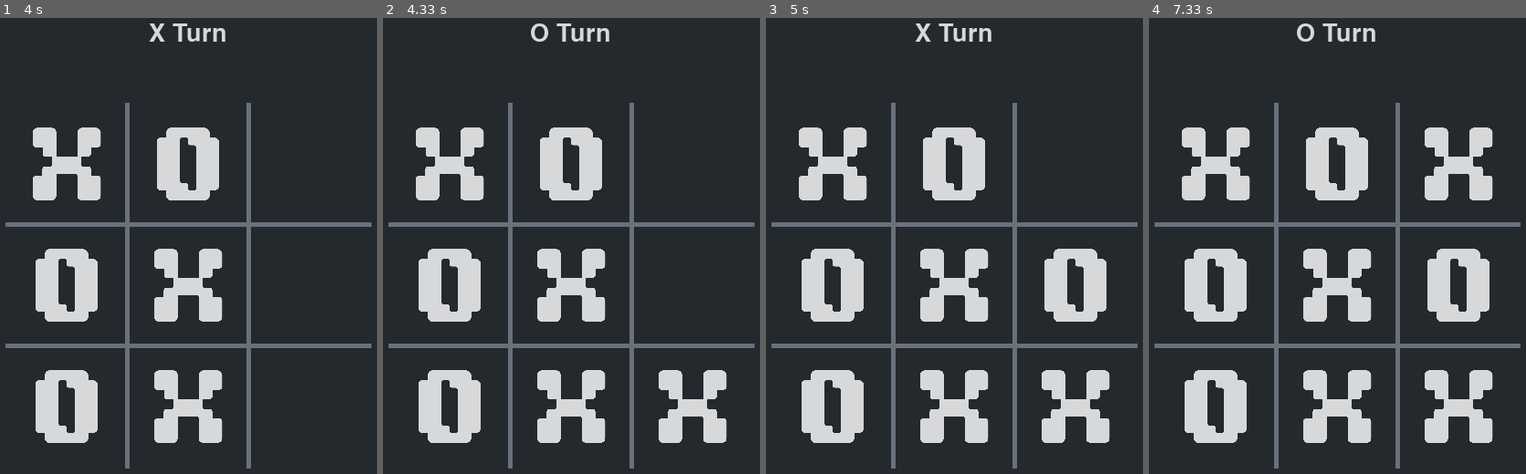
Above: before the commit, frames 1-4 (left to right).
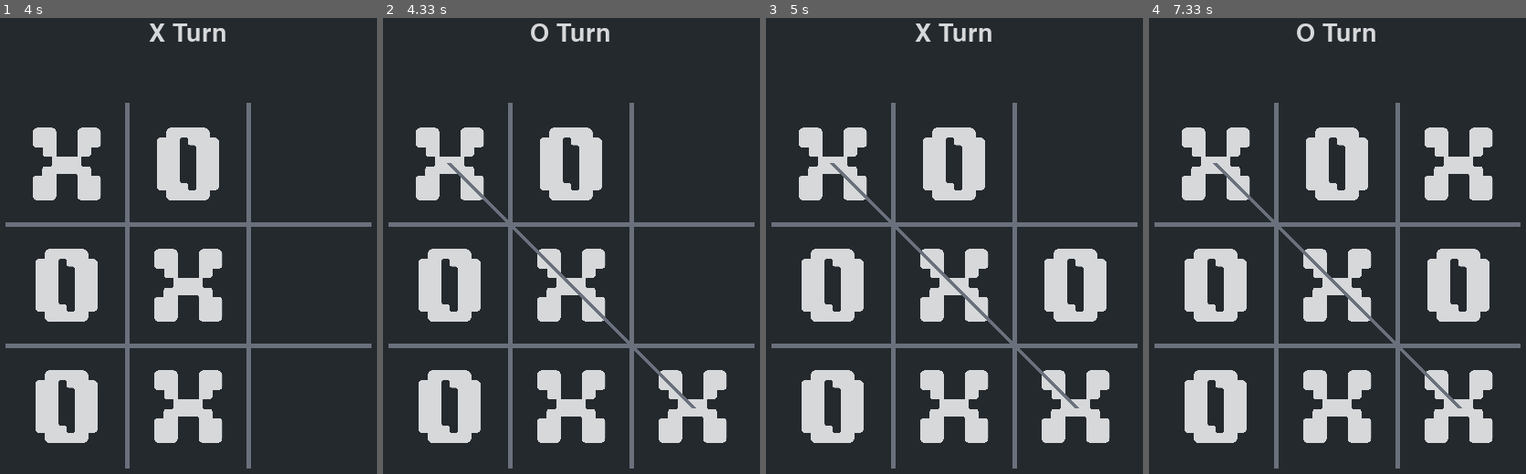
Above: after the commit, the same moments.

Repository: cwrlcarl/pygame-mini-games
Game: pygame game, started from tic-tac-toe/src/main.py
The game is run twice, just before and just after one commit, with the same random seed, the same clock (stepped at 60 frames per second) and the same inputs.
Inputs (mouse positions are in pixels of both pictures, inside the frame that each line leads up to):
- Up to frame 1 (4 s): click (188, 287) at 0.38 s; click (94, 437) at 0.72 s; click (211, 364) at 1.05 s; click (120, 236) at 1.38 s; click (33, 195) at 2.28 s; click (237, 122) at 2.62 s
- Up to frame 2 (4.33 s): click (650, 369) at 4.08 s
- Up to frame 3 (5 s): click (1082, 287) at 4.42 s
- Up to frame 4 (7.33 s): move the mouse to (1450, 209) at 6.97 s; click (1450, 209) at 7.02 s

Frame 1 is identical in both runs. In frame 2, 0.6% of the frame differs, in the area x 16-84%, y 31-86%; in frame 3, 0.6%; in frame 4, 0.6%.

Commit message:
Draw diagonal winner line

Diff:
--- a/tic-tac-toe/src/game.py
+++ b/tic-tac-toe/src/game.py
@@ -37,15 +37,33 @@
         if self.line:
             line_type, line_index = self.line
             if line_type == 'row':
-                pygame.draw.line(self.screen, LINE_COLOR,
-                                (MARGIN, GRID_TOP + line_index * CELL_SIZE + CELL_SIZE // 2),
-                                (MARGIN + PANEL_SIZE, GRID_TOP + line_index * CELL_SIZE + CELL_SIZE // 2),
-                                LINE_WIDTH)
+                pygame.draw.line(
+                    self.screen, LINE_COLOR,
+                    (MARGIN, GRID_TOP + line_index * CELL_SIZE + CELL_SIZE // 2),
+                    (MARGIN + PANEL_SIZE, GRID_TOP + line_index * CELL_SIZE + CELL_SIZE // 2),
+                    LINE_WIDTH
+                )
             elif line_type == 'col':
-                pygame.draw.line(self.screen, LINE_COLOR,
-                                (MARGIN + line_index * CELL_SIZE + CELL_SIZE // 2, GRID_TOP),
-                                (MARGIN + line_index * CELL_SIZE + CELL_SIZE // 2, GRID_TOP + PANEL_SIZE),
-                                LINE_WIDTH)
+                pygame.draw.line(
+                    self.screen, LINE_COLOR,
+                    (MARGIN + line_index * CELL_SIZE + CELL_SIZE // 2, GRID_TOP),
+                    (MARGIN + line_index * CELL_SIZE + CELL_SIZE // 2, GRID_TOP + PANEL_SIZE),
+                    LINE_WIDTH
+                )
+            elif line_type == 'diag' and line_index == 0:
+                pygame.draw.line(
+                    self.screen, LINE_COLOR,
+                    (MARGIN + CELL_SIZE // 2, GRID_TOP + CELL_SIZE // 2),
+                    (MARGIN + PANEL_SIZE - CELL_SIZE // 2, GRID_TOP + PANEL_SIZE - CELL_SIZE // 2),
+                    LINE_WIDTH
+                )
+            elif line_type == 'diag' and line_index == 1:
+                pygame.draw.line(
+                    self.screen, LINE_COLOR,
+                    (MARGIN + PANEL_SIZE - CELL_SIZE // 2, GRID_TOP + CELL_SIZE // 2),
+                    (MARGIN + CELL_SIZE // 2, GRID_TOP + PANEL_SIZE - CELL_SIZE // 2),
+                    LINE_WIDTH
+                )
 
     def render_turn_text(self):
         turn_text = TEXT_FONT.render(f'{self.tictactoe.get_turn()} Turn', True, TEXT_COLOR)
@@ -75,7 +93,6 @@
                         if winner:
                             self.winner = winner
                             self.line = line
-                            print(self.winner)
 
     def run(self):
         while self.running:
